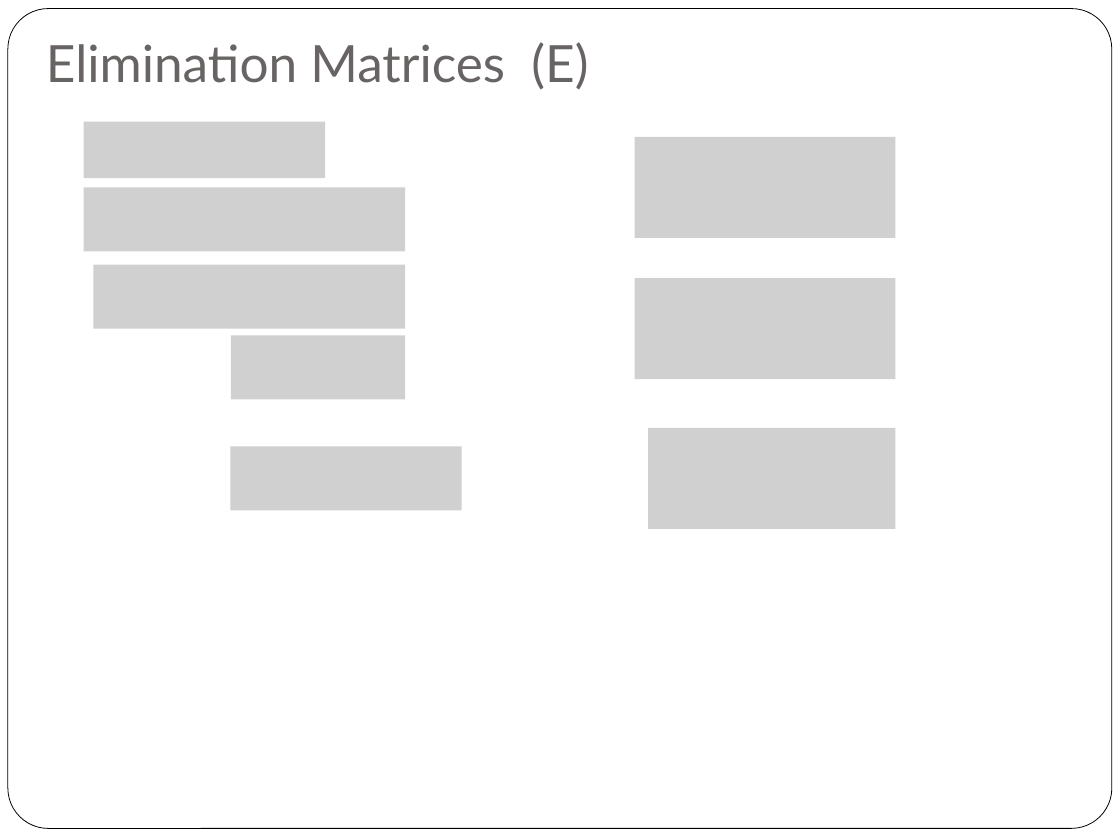
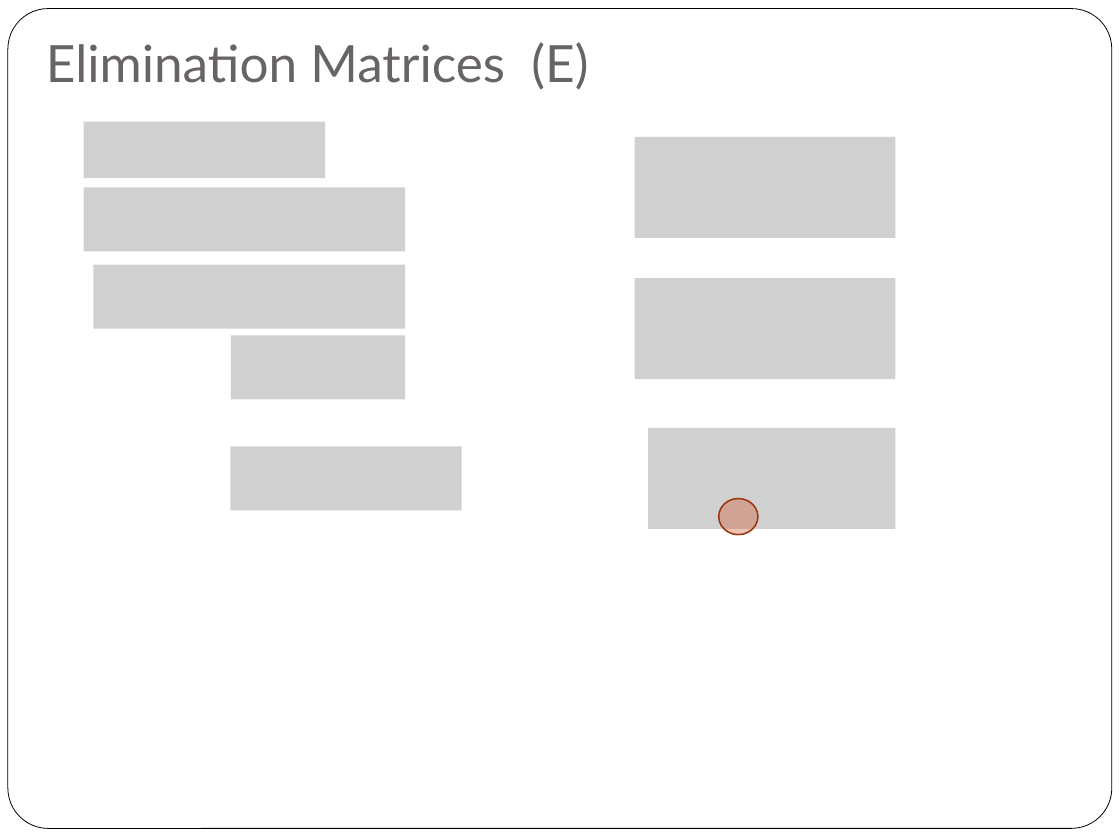
Before and after one commit to aegiloru/linearAlgebra, a slide deck: slide 6 of lectures_strang_en/Lecture_02_Strang_EN.pptx. Drawn at 1120x840 pixels with LibreOffice and Linux fonts; fonts in the diff are those of the drawing; grey boxes stand for pictures. Boxes give left, top, right and bottom in pixels: in the first picture for what was removed or moved away, otherwise in the second. Text is boxed around its words. In the diff, an @@ line names an element or a change of style, - is before the commit and + after.

Commit message:
Add files via upload
correcciones menores del calculo de matrices

```diff
--- a/lectures_strang_en/Lecture_02_Strang_EN.pptx
+++ b/lectures_strang_en/Lecture_02_Strang_EN.pptx
@@ ellipse added at <box>719,498,758,534</box>, fill #D34817 at 32% opacity, outline #9C3511 1 pt @@
```
